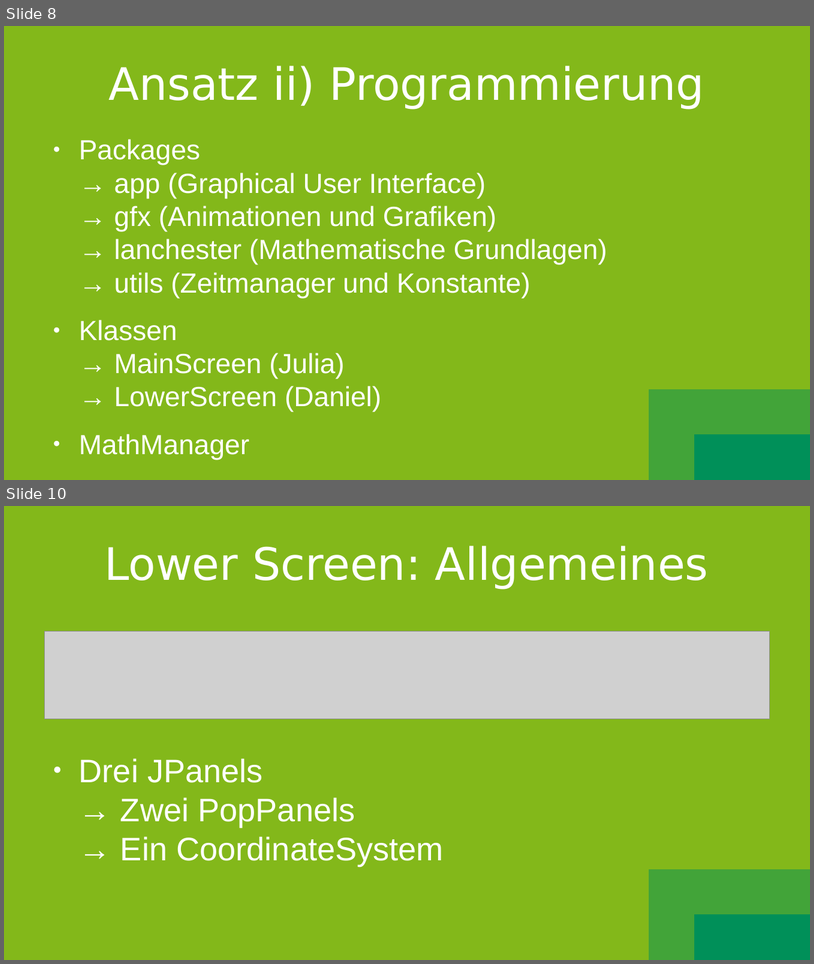
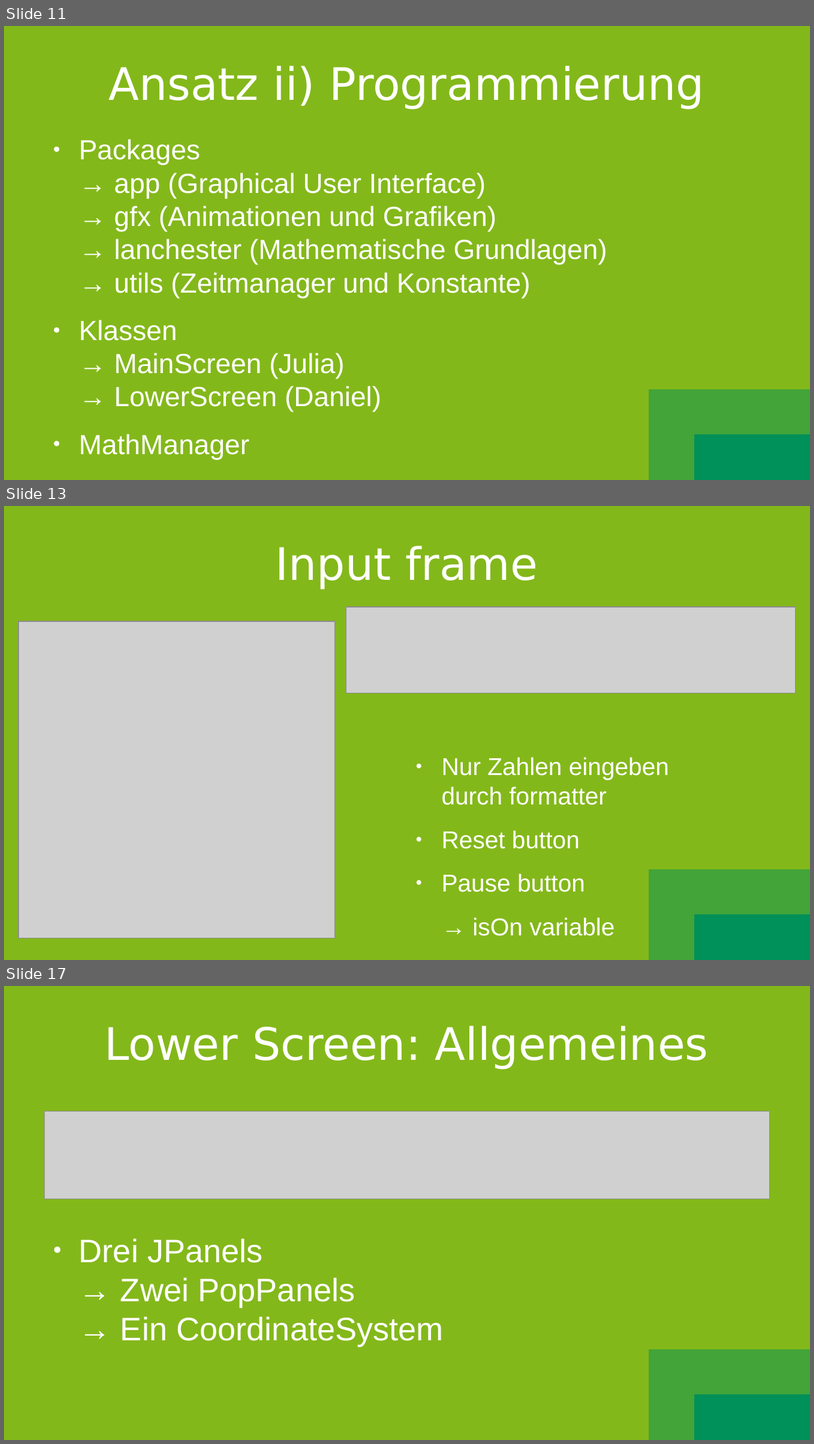
Before and after one commit to SootDan/LanchesterModell, a slide deck: Prasentation.odp. Shown one above the other, each under a label of ours: slides 8 and 10 before the commit, slides 11, 13 and 17 after it; the slides between them are not shown. The pictures are 814x964 and 814x1444 pixels, drawn with LibreOffice and Linux fonts; fonts in the diff are those of the drawing; grey boxes stand for pictures. Boxes give left, top, right and bottom in pixels: in the first picture for what was removed or moved away, otherwise in the second. Text is boxed around its words. In the diff, an @@ line names an element or a change of style, - is before the commit and + after.

Commit message:
Präsi Main Screen, Input + teil stift&papier

```diff
--- a/Prasentation.odp
+++ b/Prasentation.odp
@@ slide 13 added at [4, 506, 810, 960], background gradient #009059 to #42A439 to #83B81A @@
@@ title added at [276, 546, 538, 589], 44 pt, text #FFFFFF @@
+Input frame
@@ picture added at [347, 607, 796, 693] @@
@@ picture added at [18, 621, 335, 938] @@
@@ text added at [442, 757, 669, 936], 24 pt, text #FFFFFF @@
+● Nur Zahlen eingeben durch formatter
+● Reset button
+● Pause button
+→ isOn variable
@@ what was slide 8 is now slide 11 @@
@@ what was slide 10 is now slide 17 @@
```
Also in this commit, not shown: 1 slide changed, 7 other slides added, 1 slide removed, 4 other files.
